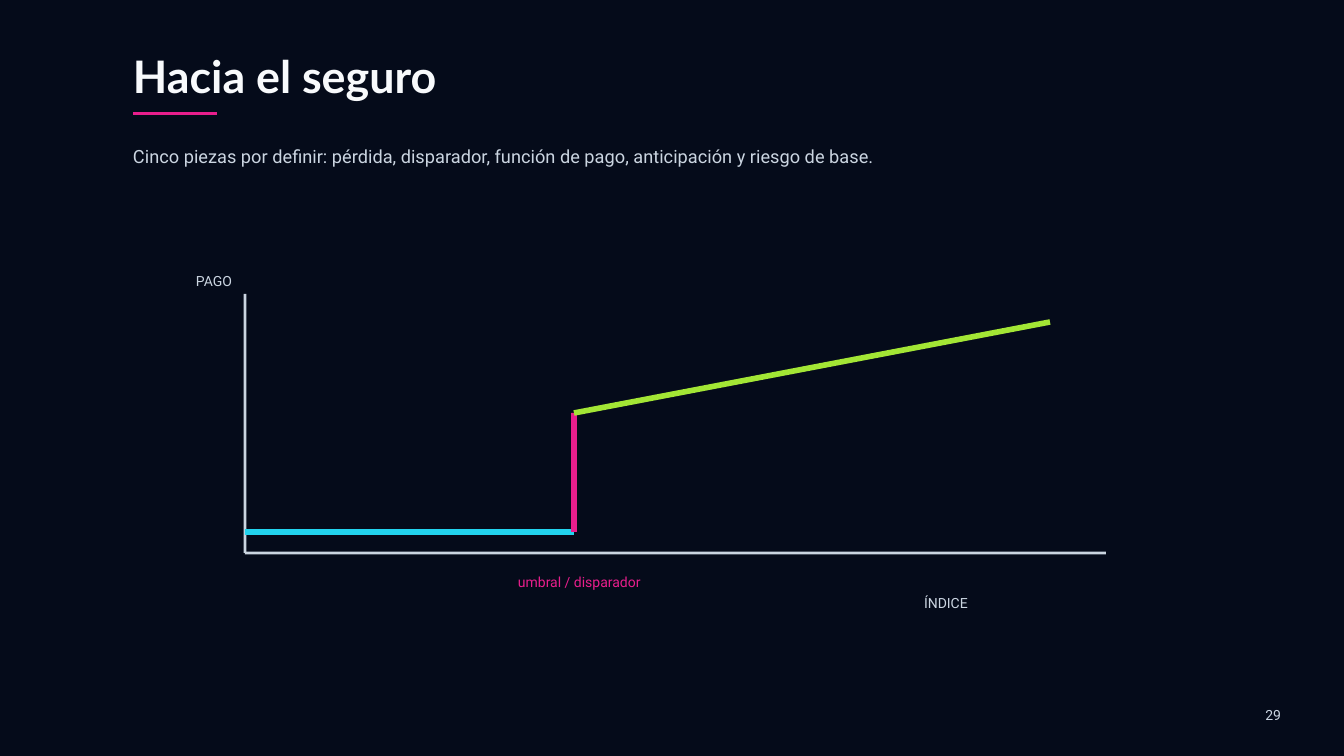
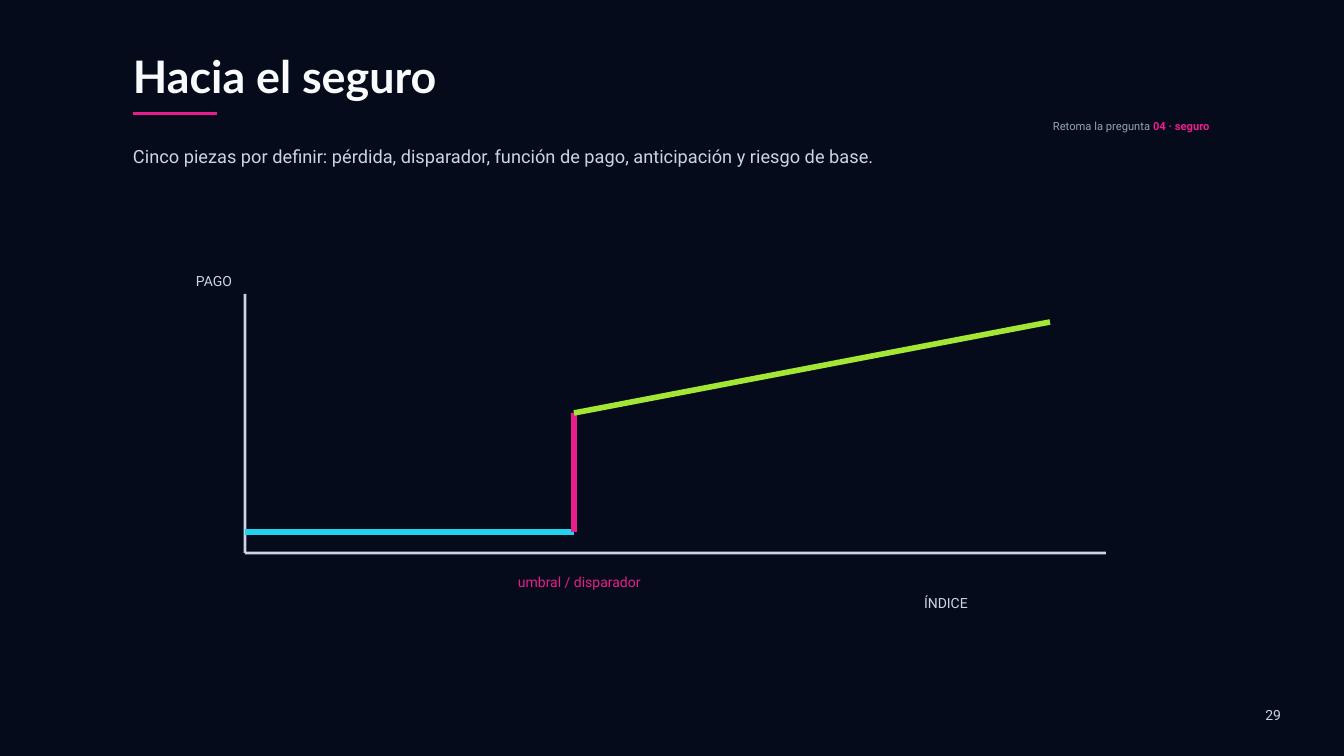
Before and after one commit to Pruizf0310/tesis-cereal-climate, a slide deck: slide 29 of presentacion/Avance_tesis.pptx. Drawn at 1344x756 pixels with LibreOffice and Linux fonts; fonts in the diff are those of the drawing. Boxes give left, top, right and bottom in pixels: in the first picture for what was removed or moved away, otherwise in the second. Text is boxed around its words. In the diff, an @@ line names an element or a change of style, - is before the commit and + after.

```diff
--- a/presentacion/Avance_tesis.pptx
+++ b/presentacion/Avance_tesis.pptx
@@ text added at [1053,121,1210,133], 12 pt, text #94A3B8 @@
+Retoma la pregunta 04 · seguro
```
Also in this commit, not shown: 13 other slides changed, 4 other files.
